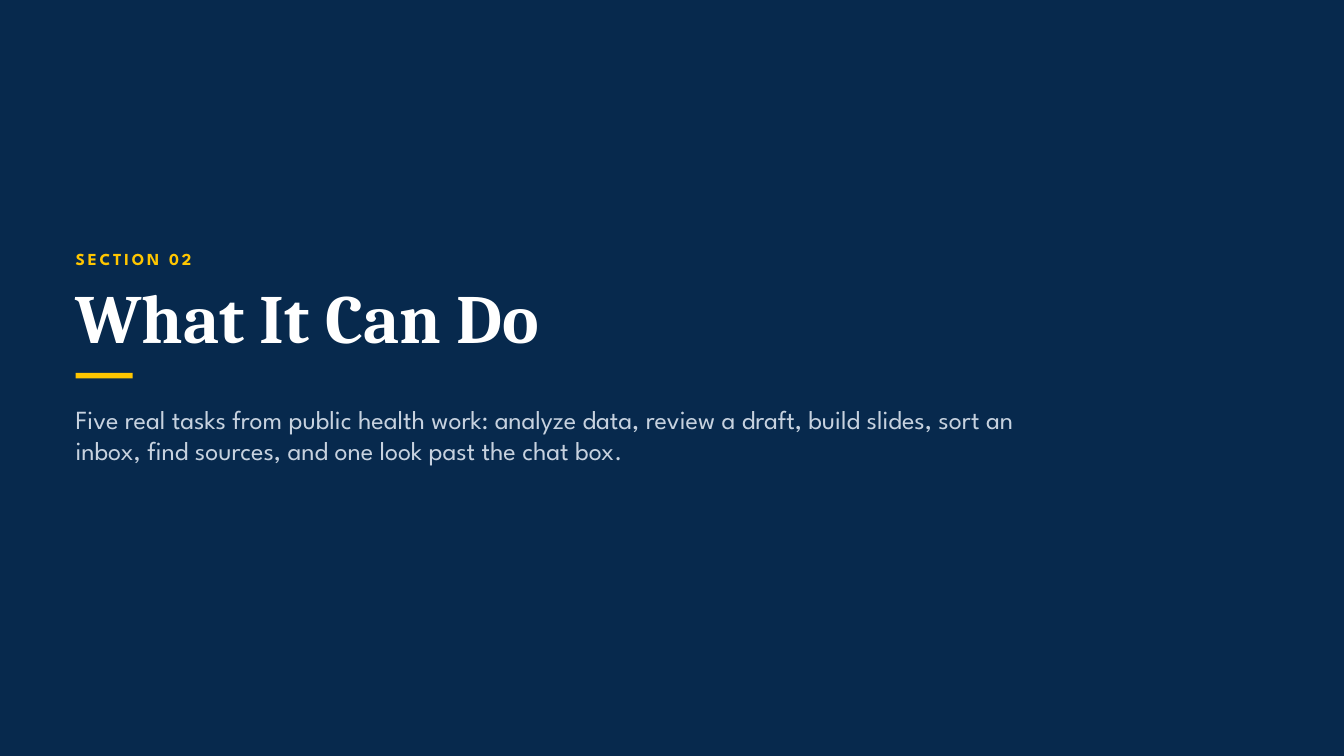
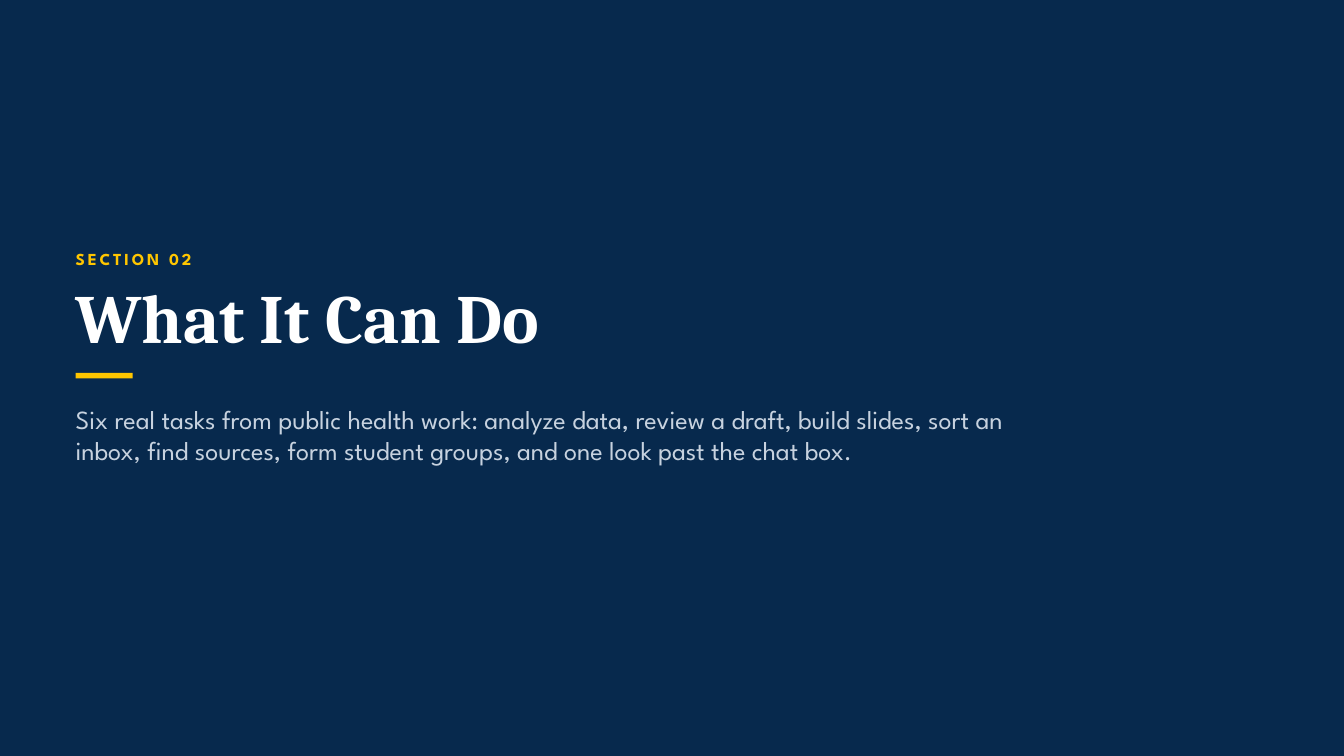
Before and after one commit to aquistbe/DSPH-Faculty-and-Staff-AI-Training, a slide deck: slide 7 of docs/slides/DSPH_Workshop1_Foundations_and_Capabilities.pptx. Drawn at 1344x756 pixels with LibreOffice and Linux fonts; fonts in the diff are those of the drawing. Boxes give left, top, right and bottom in pixels: in the first picture for what was removed or moved away, otherwise in the second. Text is boxed around its words. In the diff, an @@ line names an element or a change of style, - is before the commit and + after.

```diff
--- a/docs/slides/DSPH_Workshop1_Foundations_and_Capabilities.pptx
+++ b/docs/slides/DSPH_Workshop1_Foundations_and_Capabilities.pptx
@@ text at (76, 410, 1003, 466): text changed @@
-Five real tasks from public health work: analyze data, review a draft, build slides, sort an inbox, find sources, and one look past the chat box.
+Six real tasks from public health work: analyze data, review a draft, build slides, sort an inbox, find sources, form student groups, and one look past the chat box.
```
Also in this commit, not shown: 1 slide added, 9 other files.
